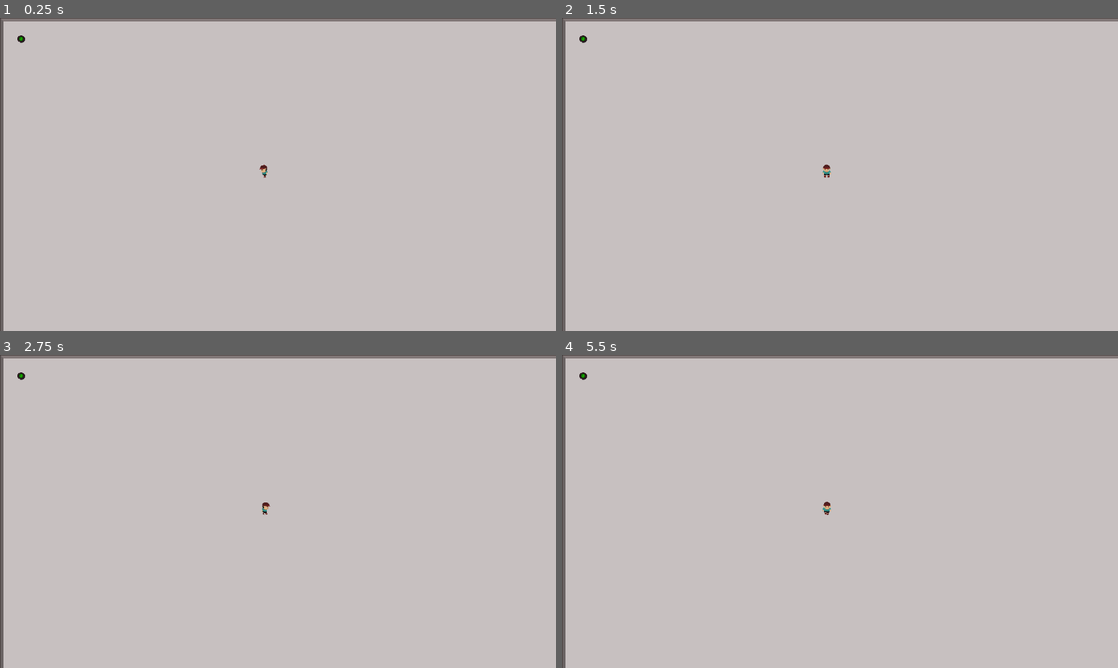
Above: before the commit, frames 1-4 (two rows, left to right).
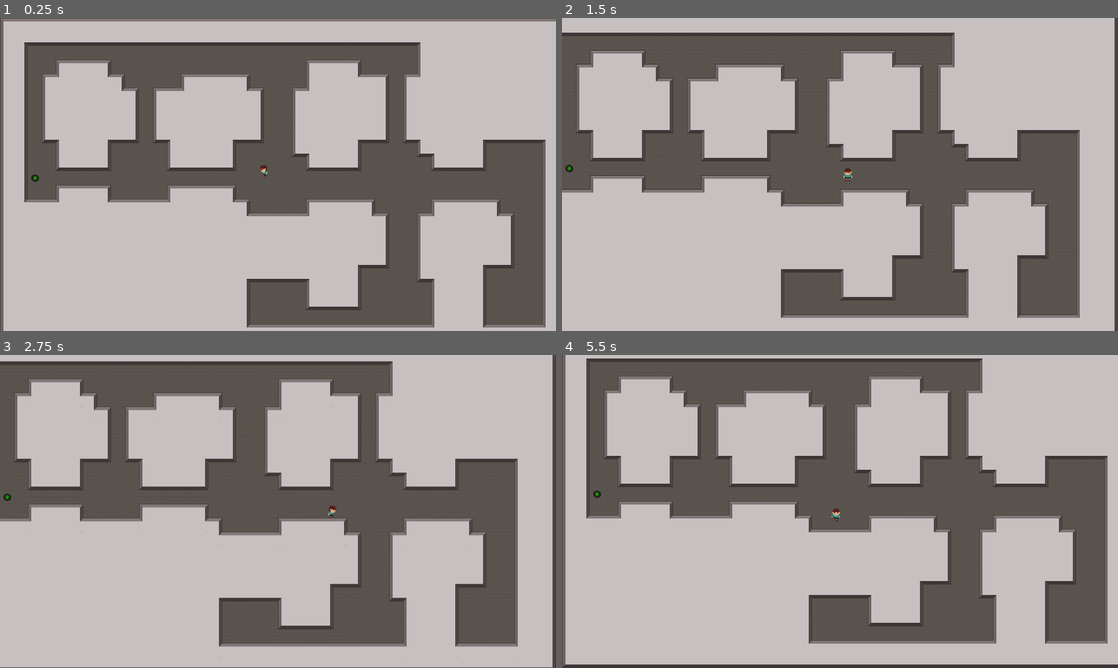
Above: after the commit, the same moments.

Repository: keklingaiu/B453-project
Game: Godot game, scene res://Game.tscn
The game is run twice, just before and just after one commit, with the same random seed, the same clock (stepped at 60 frames per second) and the same inputs.
Inputs:
- Up to frame 1 (0.25 s): no input
- Up to frame 2 (1.5 s): tap Enter at 0.5 s; hold D (right) 0.53-1.28 s; hold S (down) from 1.28 s (still down)
- Up to frame 3 (2.75 s): tap Space at 2 s; release S (down) at 2.03 s; hold D (right) from 2.03 s (still down)
- Up to frame 4 (5.5 s): release D (right) at 2.78 s; hold W (up) 2.78-3.53 s; tap Enter at 3.5 s; hold A (left) 3.53-5.03 s; tap Space at 4.25 s; hold S (down) from 5.03 s (still down)

The runs differ from the first frame. In frame 1, 36% of the frame differs, in the area x 3-99%, y 5-99%; in frame 2, 38%; in frame 3, 38%; in frame 4, 38%, in the area x 0-100%, y 0-100%.
Error before the commit: Invalid get index 'rooms' (on base: 'Array'). (res://Scripts/Game.gd:29)

Commit message:
Created a function to get the last room generated

Diff:
--- a/Castle Clash/Player/Player.tscn
+++ b/Castle Clash/Player/Player.tscn
@@ -211,7 +211,7 @@
 texture = ExtResource( 1 )
 vframes = 10
 hframes = 10
-frame = 80
+frame = 70
 
 [node name="CollisionShape2D" type="CollisionShape2D" parent="."]
 position = Vector2( -0.0561523, 19.4063 )
--- a/Castle Clash/Scripts/Game.gd
+++ b/Castle Clash/Scripts/Game.gd
@@ -26,13 +26,16 @@
 
 	var exit = Exit.instance()
 	add_child(exit)
-	exit.position = level.rooms
+	exit.position = levelWalker.rooms.back().position * 32
+	exit.connect("enter_next_lvl", self, "reload_level")
 
 	levelWalker.queue_free()
 	for location in level:
 		tileMap.set_cellv(location, -1)
 	tileMap.update_bitmask_region(borders.position, borders.end)
 
+func reload_level():
+	get_tree().reload_current_scene()
 #func save_time():
 #	var save_time = File.new()
 #	save_time.open(path, File.WRITE)
--- a/Castle Clash/Scripts/LevelWalker.gd
+++ b/Castle Clash/Scripts/LevelWalker.gd
@@ -51,11 +51,24 @@
 	while not borderOfMap.has_point(position + direction):
 		direction = directions.pop_front()
 
+func generate_room(position, size):
+	return {position = position, size = size}
+
+
 func place_room(position):
 	var sizeOfRoom = Vector2(randomRoomSize, randomRoomSize)
 	var leftCornerOfRoom = (position - sizeOfRoom/2).ceil()
+	rooms.append(generate_room(position, sizeOfRoom))
 	for y in sizeOfRoom.y:
 		for x in sizeOfRoom.x:
 			var newStep = leftCornerOfRoom + Vector2(x, y)
 			if borderOfMap.has_point(newStep):
 				step_history.append(newStep)
+
+func grab_last_room():
+	var last_room = rooms.pop_front()
+	var start_pos = step_history.front()
+	for room in rooms:
+		if start_pos.distance_to(room.position) > start_pos.distance_to(last_room.position):
+			last_room = room
+	return last_room
